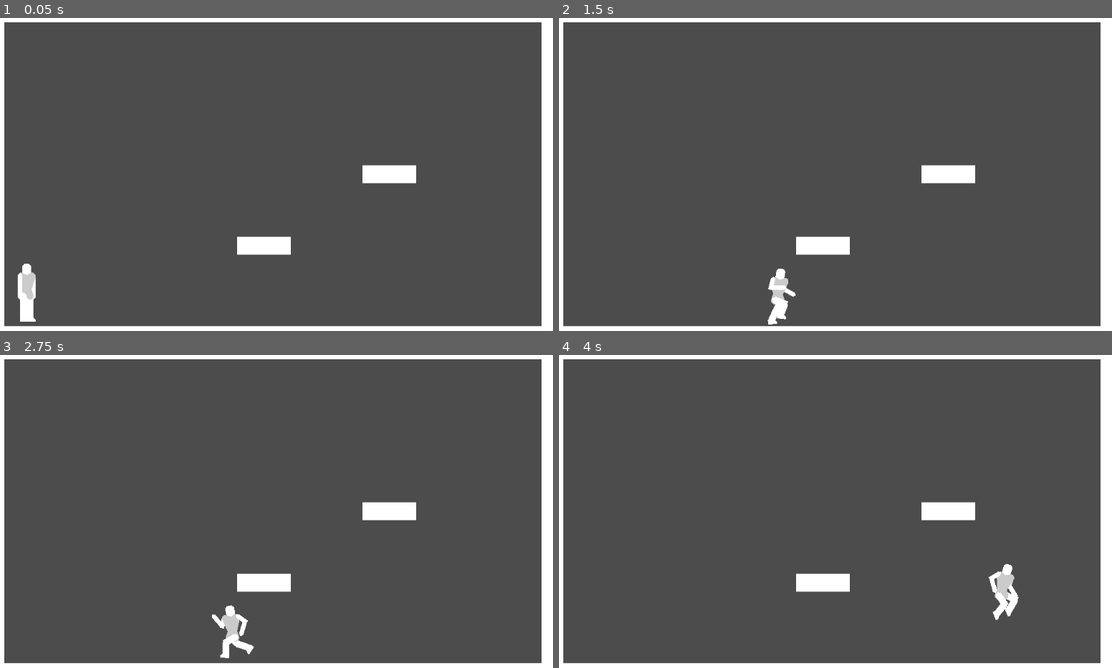
Above: before the commit, frames 1-4 (two rows, left to right).
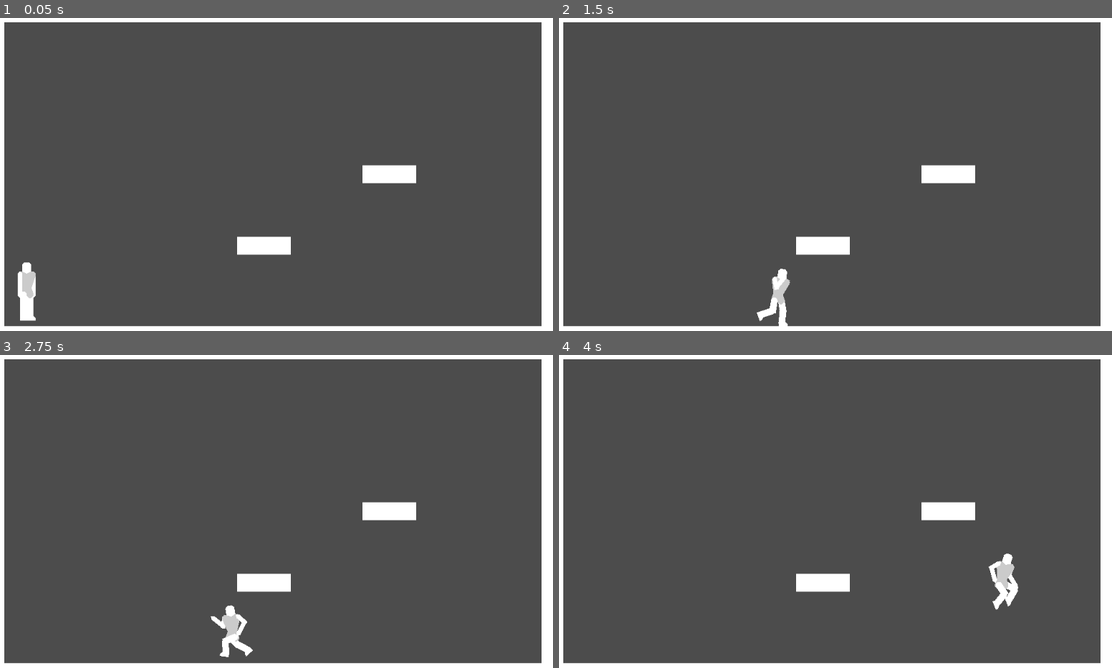
Above: after the commit, the same moments.

Repository: DarknessCatt/Lost-Soul
Game: Godot game, scene res://Maps/Debug_Map/Debug_Map.tscn
The game is run twice, just before and just after one commit, with the same random seed, the same clock (stepped at 60 frames per second) and the same inputs. The project has no main scene, so this scene is started directly.
Inputs:
- Up to frame 1 (0.05 s): no input
- Up to frame 2 (1.5 s): tap Enter at 0.5 s; hold Right (hero_right) from 0.53 s (still down); tap Z (hero_jump) at 0.77 s
- Up to frame 3 (2.75 s): tap Z (hero_jump) at 1.52 s; release Right (hero_right) at 2.03 s; hold Left (hero_left) from 2.03 s (still down)
- Up to frame 4 (4 s): release Left (hero_left) at 2.78 s; hold Right (hero_right) from 2.78 s (still down); tap Z (hero_jump) at 3.02, 3.77 s

The runs differ from the first frame. In frame 1, less than 0.1% of the frame differs, in the area x 3-7%, y 78-98%; in frame 2, 0.4%; in frame 3, 0.2%; in frame 4, 0.6%, in the area x 77-84%, y 63-85%.

Commit message:
Gravity Adjustment

Diff:
--- a/Lost_Soul/Entities/Hero/FSM/Falling.gd
+++ b/Lost_Soul/Entities/Hero/FSM/Falling.gd
@@ -1,7 +1,7 @@
 extends "BasicMove.gd"
 
-const GRAV : int = 5000
-const MAX_GRAV : int = 500
+const GRAV : int = 3500
+const MAX_GRAV : int = 1500
 
 func _ready():
 	#Overridable Vars
@@ -26,6 +26,7 @@
 
 func update(_Player: KinematicBody2D, delta : float) -> void:
 	_Player.speed.y += GRAV*delta
+	if _Player.speed.y > MAX_GRAV: _Player.speed.y = MAX_GRAV
 
 	.update(_Player, delta)
 
--- a/Lost_Soul/Entities/Hero/FSM/Jumping.gd
+++ b/Lost_Soul/Entities/Hero/FSM/Jumping.gd
@@ -1,7 +1,6 @@
 extends "BasicMove.gd"
 
 const GRAV : int = 4000
-const MAX_GRAV : int = 1000
 
 const JUMP_FORCE = 1200
 
